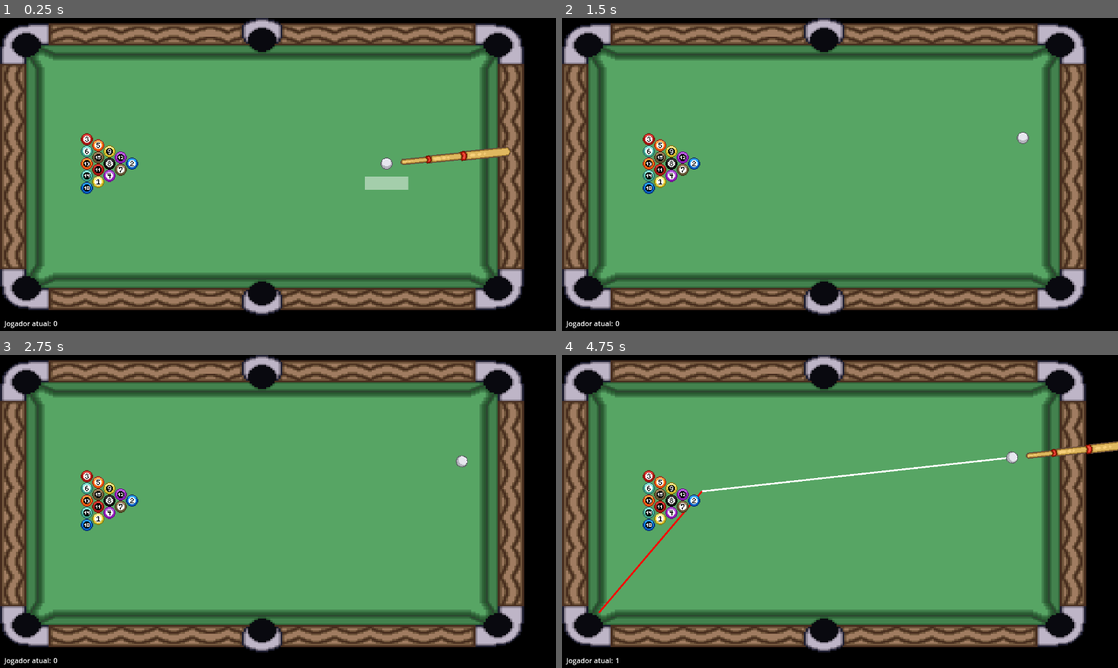
Above: before the commit, frames 1-4 (two rows, left to right).
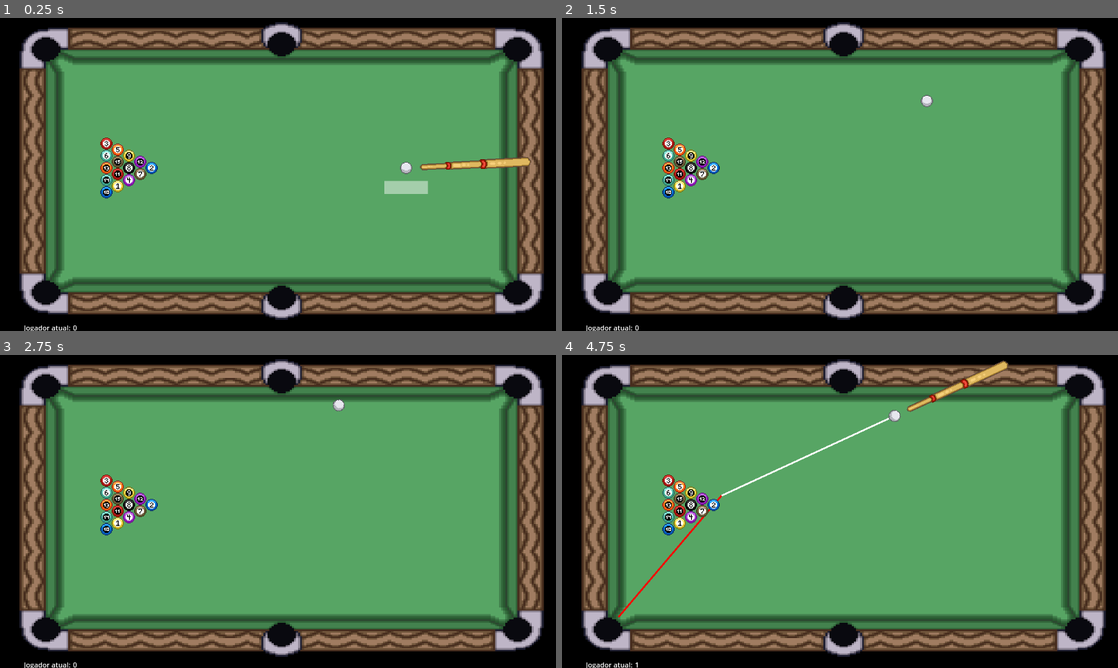
Above: after the commit, the same moments.

Repository: MathiasRLuz/Sinuca--8-Ball-Pool-
Game: Godot game, scene res://scenes/sinuca.tscn
The game is run twice, just before and just after one commit, with the same random seed, the same clock (stepped at 60 frames per second) and the same inputs. The engine's default icon, where the game draws it, is replaced by a stand-in: a white triangle on a blue panel in a dark square.
Inputs (mouse positions are in pixels of both pictures, inside the frame that each line leads up to):
- Up to frame 1 (0.25 s): no input
- Up to frame 2 (1.5 s): tap Enter at 0.5 s; move the mouse to (962, 158) at 0.52 s; hold D (right) 0.53-1.28 s; hold E (interact) 0.53-1.28 s; click (962, 158) at 0.67 s; tap Space at 0.77 s; move the mouse to (728, 190) at 1.27 s; hold S (down) from 1.28 s (still down); tap E (interact) at 1.35 s; click (728, 190) at 1.42 s
- Up to frame 3 (2.75 s): tap Space at 1.52 s; move the mouse to (333, 442) at 2.02 s; release S (down) at 2.03 s; hold D (right) from 2.03 s (still down); hold E (interact) from 2.03 s (still down); click (333, 442) at 2.17 s
- Up to frame 4 (4.75 s): move the mouse to (812, 574) at 2.77 s; release D (right) at 2.78 s; release E (interact) at 2.78 s; hold W (up) 2.78-3.53 s; tap E (interact) at 2.85, 4.35 s; click (812, 574) at 2.92 s; tap Space at 3.02, 3.5, 3.77, 4.52 s; move the mouse to (1006, 558) at 3.52 s; hold E (interact) 3.53-4.28 s; hold A (left) from 3.53 s (still down); click (1006, 558) at 3.67 s; move the mouse to (673, 464) at 4.27 s; click (673, 464) at 4.42 s

The runs differ from the first frame. In frame 1, 37% of the frame differs, in the area x 0-98%, y 0-100%; in frame 2, 36%; in frame 3, 36%; in frame 4, 37%, in the area x 0-100%, y 0-100%.

Commit message:
added camera

Diff:
--- a/scenes/sinuca.tscn
+++ b/scenes/sinuca.tscn
@@ -124,4 +124,7 @@
 
 [node name="StaticBody3D" parent="SubViewport" instance=ExtResource("8_ejpbm")]
 
+[node name="Camera2D" type="Camera2D" parent="."]
+position = Vector2(595, 350)
+
 [connection signal="shoot" from="Taco" to="." method="_on_taco_shoot"]
--- a/scripts/main.gd
+++ b/scripts/main.gd
@@ -23,7 +23,7 @@
 
 var jogador_atual : int = 0 # 0 jogador, 1 bot
 var apply_max_force: bool = false
-var force_first_player: int = 1 # -1 random, 0 bot, 1 jogador
+var force_first_player: int = -1 # -1 random, 0 bot, 1 jogador
 var grupo_jogador : int = 0 # indefinido, 1 menores, 2 maiores
 
 var grupo_maior := [9,10,11,12,13,14,15]
--- a/scripts/taco.gd
+++ b/scripts/taco.gd
@@ -7,7 +7,7 @@
 
 # Called every frame. 'delta' is the elapsed time since the previous frame.
 func _process(delta):
-	var mouse_pos := get_viewport().get_mouse_position()
+	var mouse_pos := get_global_mouse_position()
 	look_at(mouse_pos)
 	# check for mouse clicks
 	if Input.is_mouse_button_pressed(MOUSE_BUTTON_LEFT):
